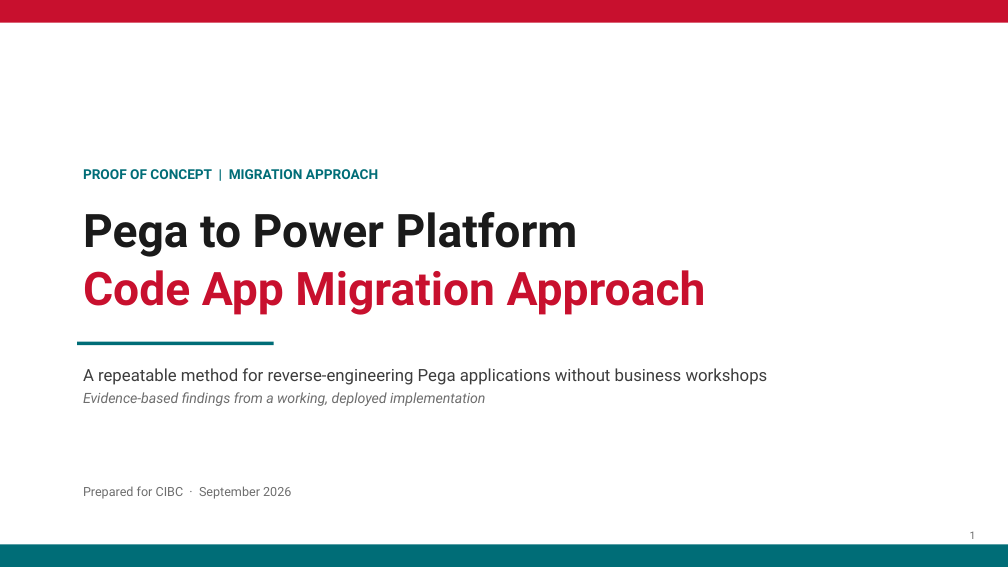
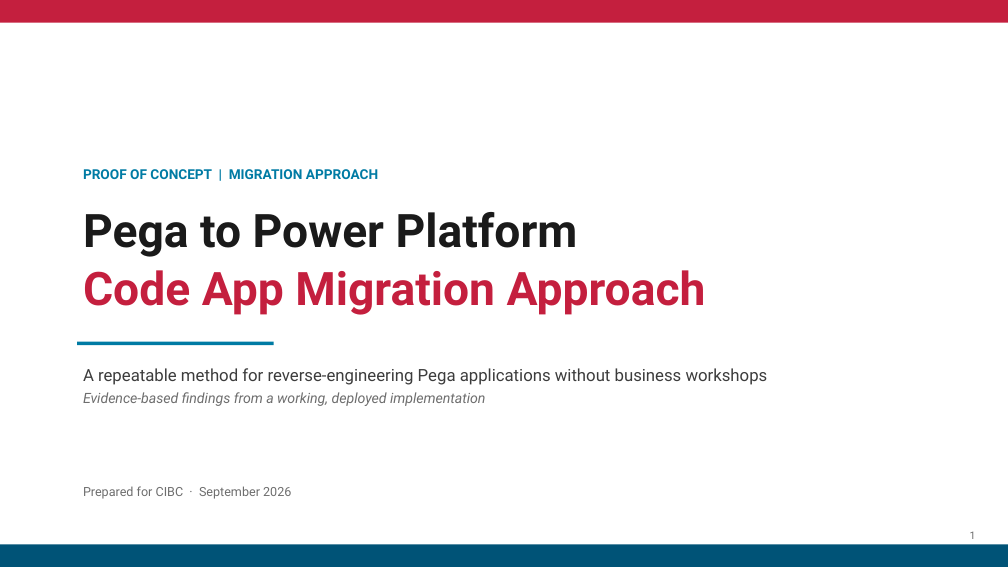
Before and after one commit to parclarke/LDD, a slide deck: slide 1 of lending-due-diligence-app/docs/Pega-to-PowerPlatform-Migration-PoC.pptx. Drawn at 1008x567 pixels with LibreOffice and Linux fonts; fonts in the diff are those of the drawing. Boxes give left, top, right and bottom in pixels: in the first picture for what was removed or moved away, otherwise in the second. Text is boxed around its words. In the diff, an @@ line names an element or a change of style, - is before the commit and + after.

```diff
--- a/lending-due-diligence-app/docs/Pega-to-PowerPlatform-Migration-PoC.pptx
+++ b/lending-due-diligence-app/docs/Pega-to-PowerPlatform-Migration-PoC.pptx
@@ rectangle at [0, 0, 1008, 23]: fill #C8102E to #C41F3E @@
@@ text "PROOF OF CONCEPT | MIGRATION ..." at [83, 169, 378, 179]: text colour #006D77 to #007BA4 @@
@@ text at [83, 270, 706, 315]: text colour #C8102E to #C41F3E in "Code App Migration Approach" @@
@@ rectangle at [77, 342, 274, 345]: fill #006D77 to #007BA4 @@
@@ rectangle at [0, 544, 1008, 567]: fill #006D77 to #005377 @@
```
Also in this commit, not shown: 53 other slides changed, 4 other files.
